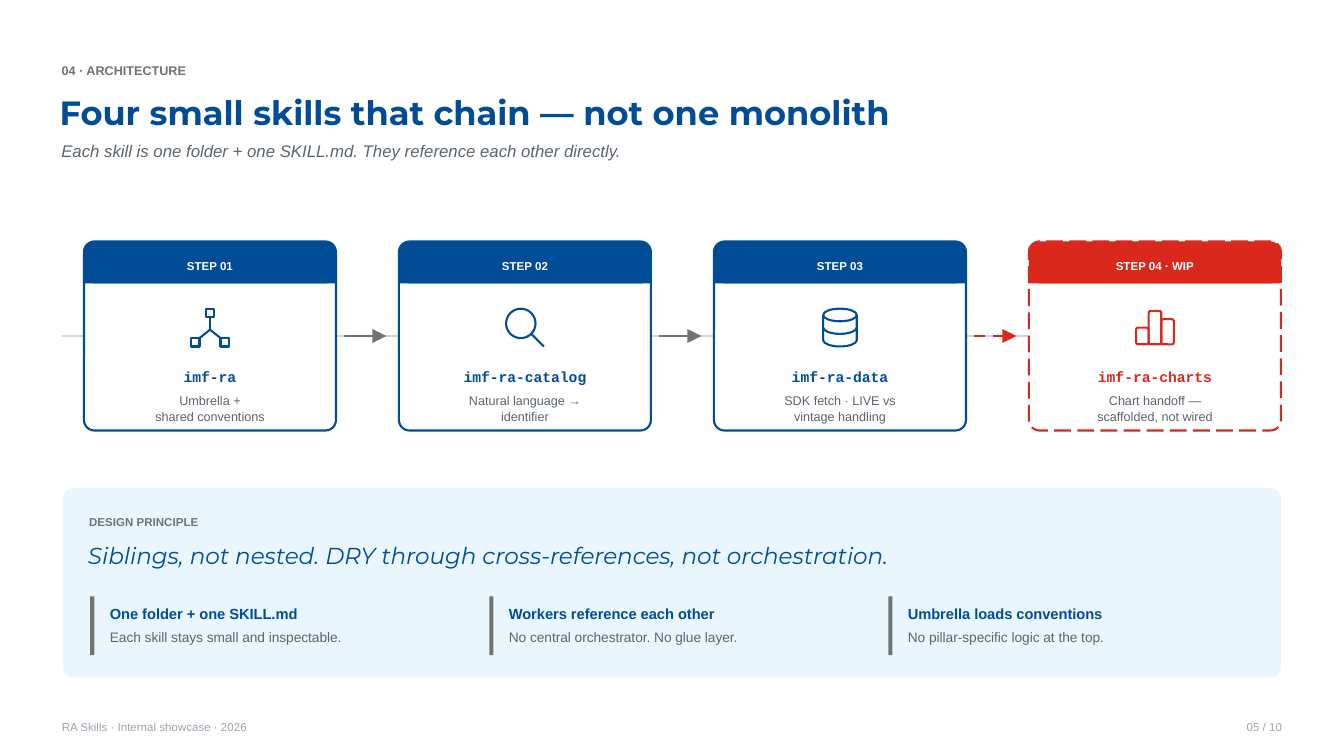
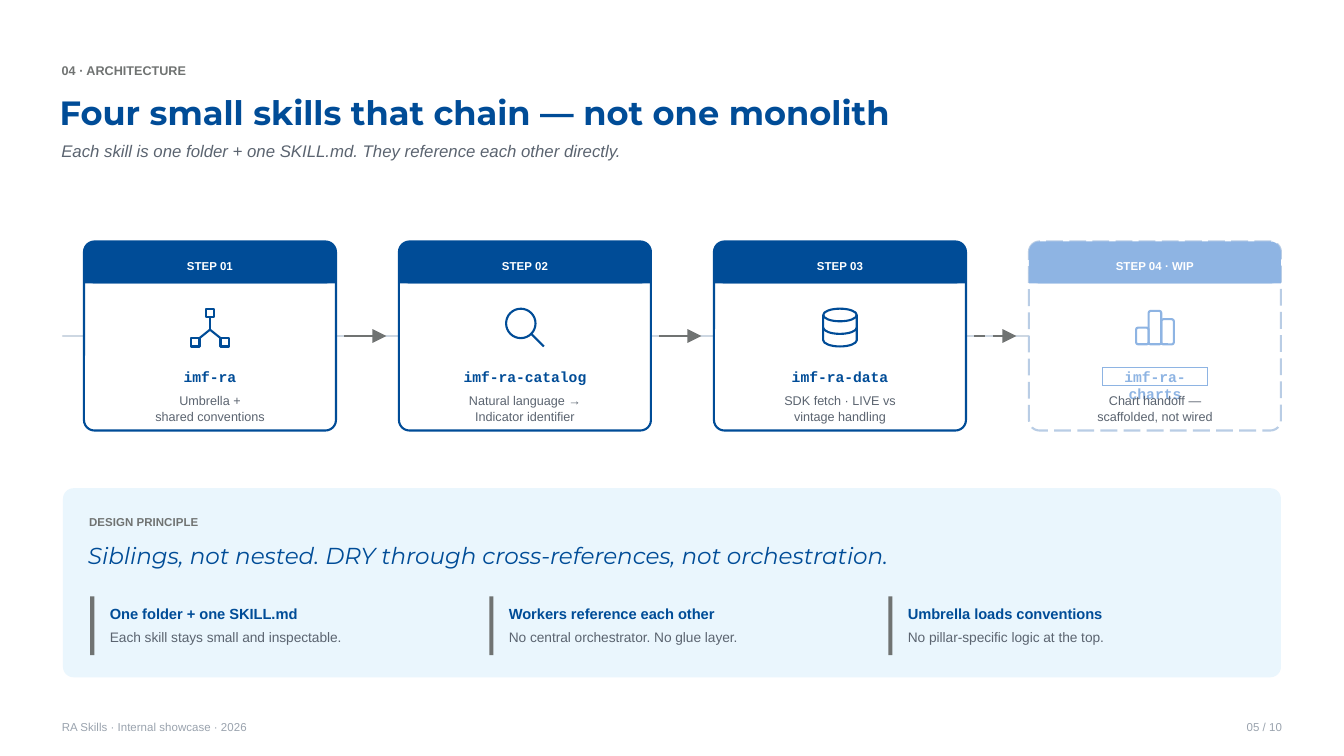
Before and after one commit to johnsonice/RA-Skills, a slide deck: slide 5 of docs/decks/RA-Skills-Showcase.pptx. Drawn at 1344x756 pixels with LibreOffice and Linux fonts; fonts in the diff are those of the drawing. Boxes give left, top, right and bottom in pixels: in the first picture for what was removed or moved away, otherwise in the second. Text is boxed around its words. In the diff, an @@ line names an element or a change of style, - is before the commit and + after.

```diff
--- a/docs/decks/RA-Skills-Showcase.pptx
+++ b/docs/decks/RA-Skills-Showcase.pptx
@@ rounded rectangle at (1029, 242, 1281, 432): outline #DA281C 1.5 pt dashed to #B9CDE5 1.5 pt dashed @@
@@ rounded rectangle at (1029, 242, 1281, 284): fill #DA281C to #8EB4E3 @@
@@ rectangle at (1029, 273, 1281, 283): fill #DA281C to #8EB4E3 @@
@@ arrow (975, 336) - (1016, 336): stroke #DA281C 1.87 pt dashed to #707372 1.87 pt dashed @@
@@ outline #DA281C 1.5 pt to #8EB4E3 1.5 pt in 4 elements at (1136, 328, 1148, 345), (1162, 320, 1174, 345), (1149, 311, 1162, 344), (1138, 345, 1168, 346) @@
@@ rectangle "imf-ra-charts": place and size @@
-rectangle "imf-ra-charts" at (1098, 371, 1212, 382)
+rectangle "imf-ra-charts" at (1102, 368, 1208, 386)
@@ rectangle "imf-ra-charts" at (1102, 368, 1208, 386): text colour #DA281C to #8EB4E3; outline none to #8EB4E3 0.75 pt @@
@@ text at (475, 412, 575, 421): text changed @@
-identifier
+Indicator identifier
```
Also in this commit, not shown: 7 other slides changed, 1 slide added, 1 slide removed.
